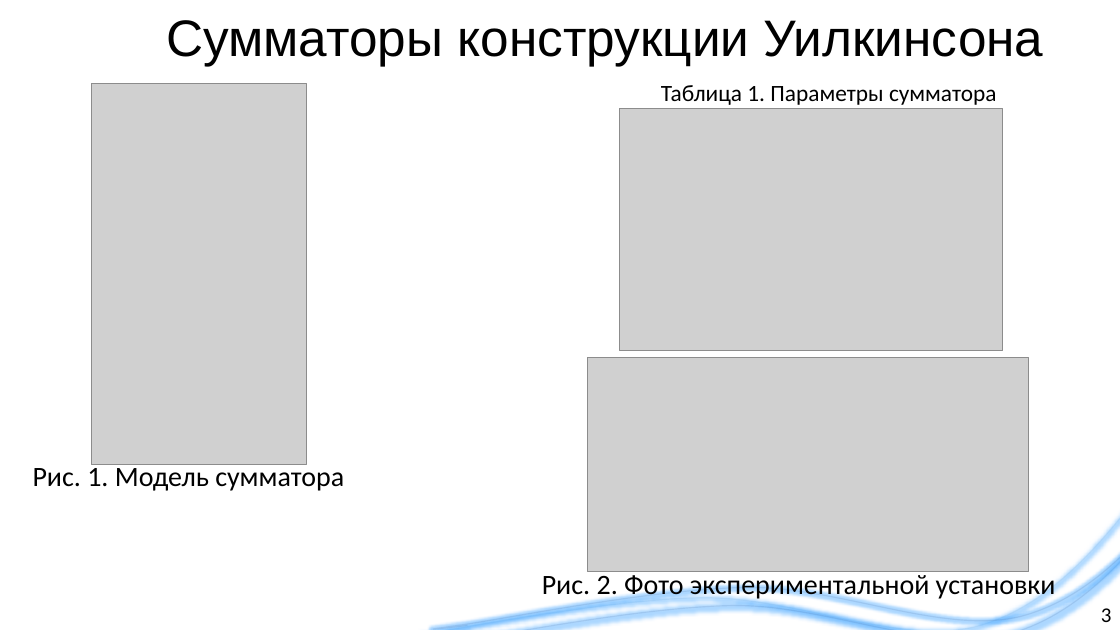
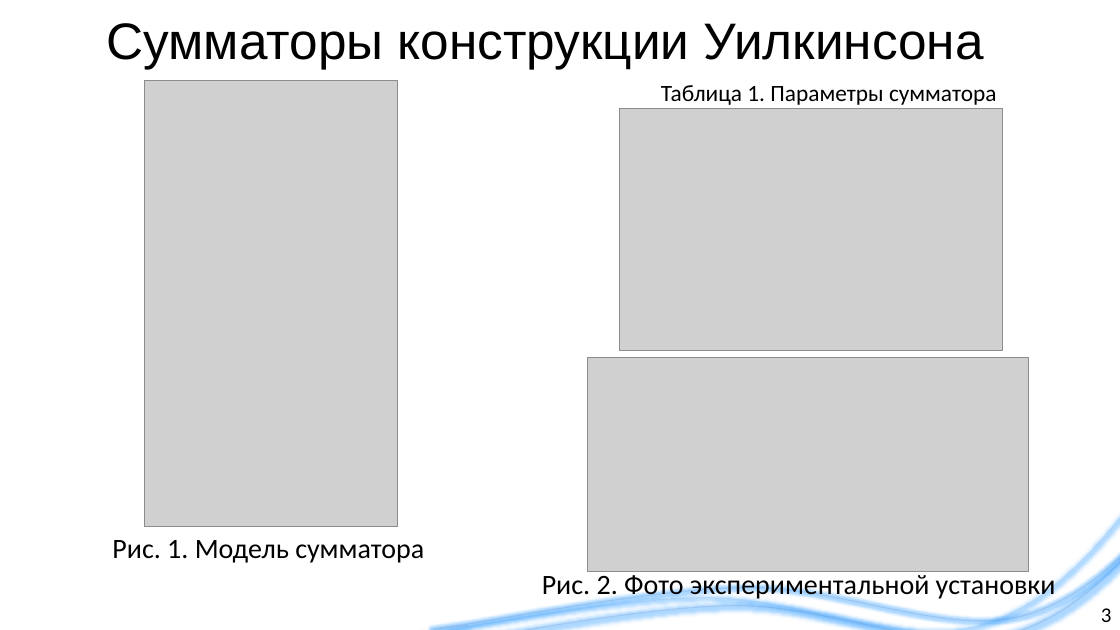
Before and after one commit to liveinscarlet/Study, a slide deck: slide 3 of Диссертация и предзащита/Презентация для предзащиты.pptx. Drawn at 1120x630 pixels with LibreOffice and Linux fonts; fonts in the diff are those of the drawing; grey boxes stand for pictures; background and template pictures are left out. Boxes give left, top, right and bottom in pixels: in the first picture for what was removed or moved away, otherwise in the second. Text is boxed around its words. In the diff, an @@ line names an element or a change of style, - is before the commit and + after.

```diff
--- a/Диссертация и предзащита/Презентация для предзащиты.pptx
+++ b/Диссертация и предзащита/Презентация для предзащиты.pptx
@@ title "Сумматоры конструкции Уилкинсона": place and size @@
-title "Сумматоры конструкции Уилкинсона" at box(166, 20, 1044, 66)
+title "Сумматоры конструкции Уилкинсона" at box(106, 23, 984, 69)
@@ picture: place and size @@
-picture at box(92, 83, 307, 465)
+picture at box(145, 80, 397, 526)
@@ text "Рис. 1. Модель сумматора" rewrapped from box(33, 463, 344, 491) to box(112, 540, 424, 563) @@
```
Also in this commit, not shown: 6 other slides changed, 2 slides added, 1 slide removed, 3 other files.
